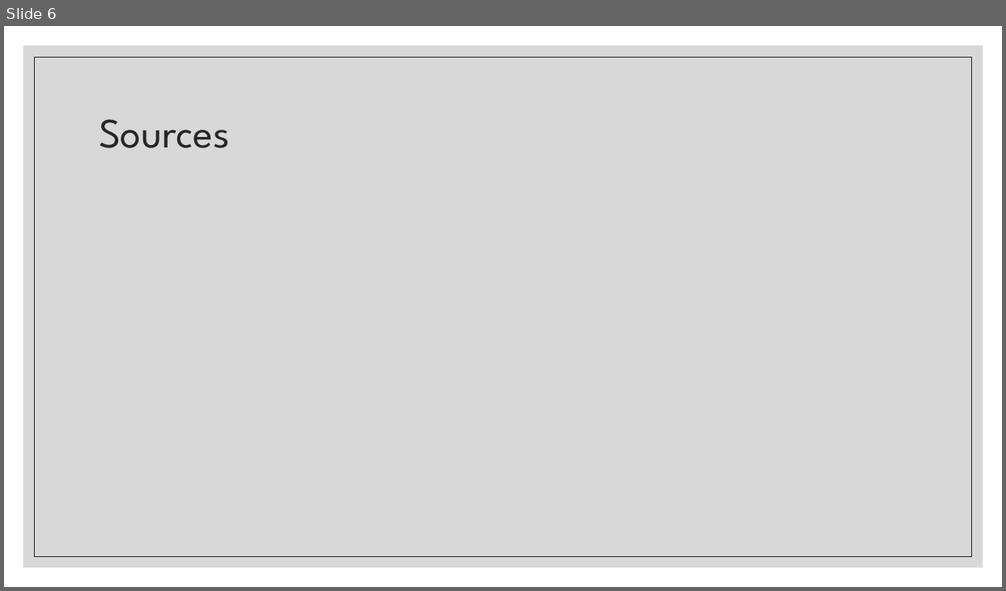
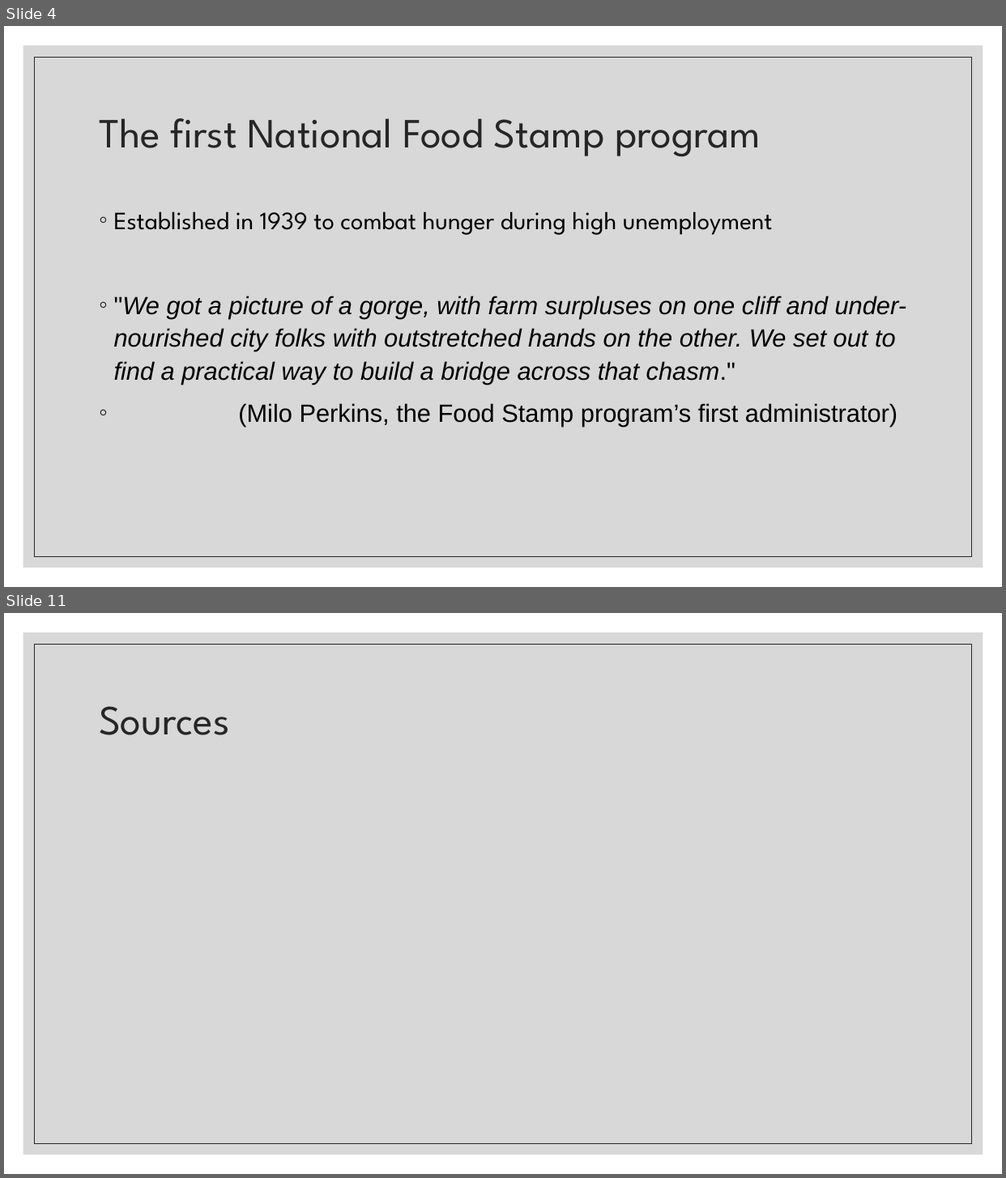
Before and after one commit to annrinTN/capstone_annrumsey, a slide deck: NSS Capstone Ann Rumsey.pptx. Shown one above the other, each under a label of ours: slide 6 before the commit, slides 4 and 11 after it; the slides between them are not shown. The pictures are 1006x591 and 1006x1178 pixels, drawn with LibreOffice and Linux fonts; fonts in the diff are those of the drawing. Boxes give left, top, right and bottom in pixels: in the first picture for what was removed or moved away, otherwise in the second. Text is boxed around its words. In the diff, an @@ line names an element or a change of style, - is before the commit and + after.

```diff
--- a/NSS Capstone Ann Rumsey.pptx
+++ b/NSS Capstone Ann Rumsey.pptx
@@ slide 4 added at (4,26,1002,587), background #FFFFFF; not listed: 2 template elements that a slide beside it also shows @@
@@ title added at (99,118,761,157), 40 pt, text #262626 @@
+The first National Food Stamp program
@@ text added at (114,211,906,427), 24 pt, text #000000, italic @@
+◦ Established in 1939 to combat hunger during high unemployment
+◦ "We got a picture of a gorge, with farm surpluses on one cliff and under-nourished city folks with outstretched hands on the other. We set out to find a practical way to build a bridge across that chasm."
+◦ (Milo Perkins, the Food Stamp program’s first administrator)
@@ what was slide 6 is now slide 11 @@
```
Also in this commit, not shown: 3 slides changed, 5 other slides added, 1 slide removed, 5 other files.
